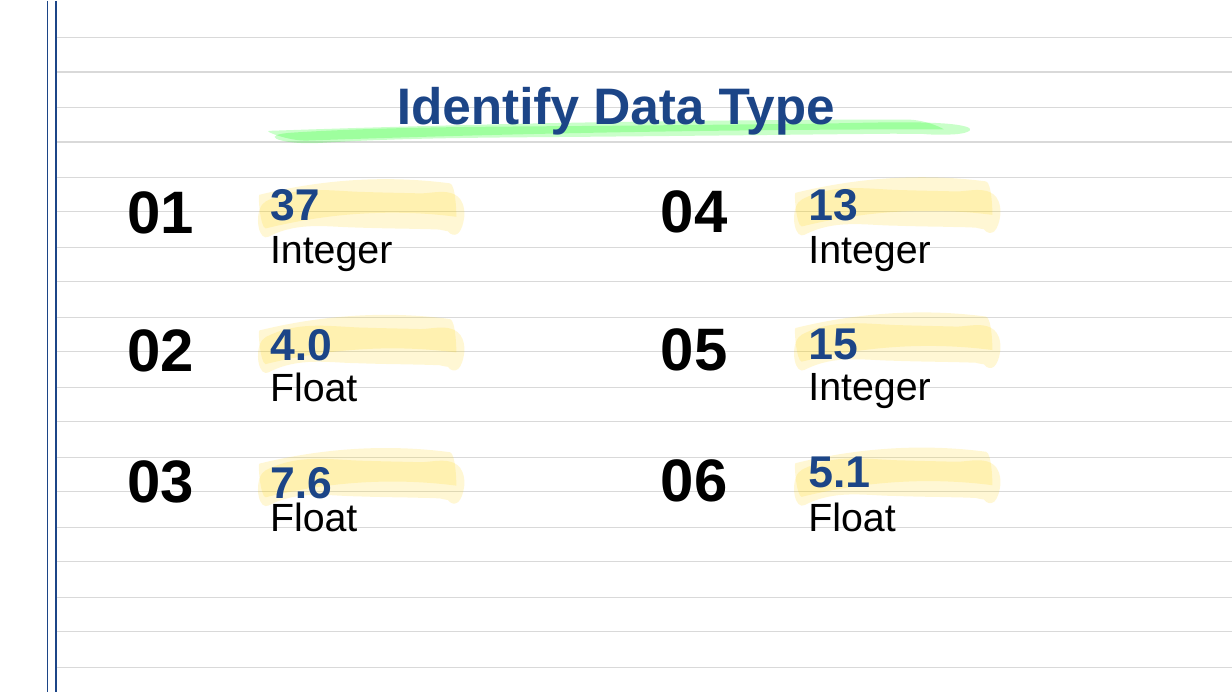
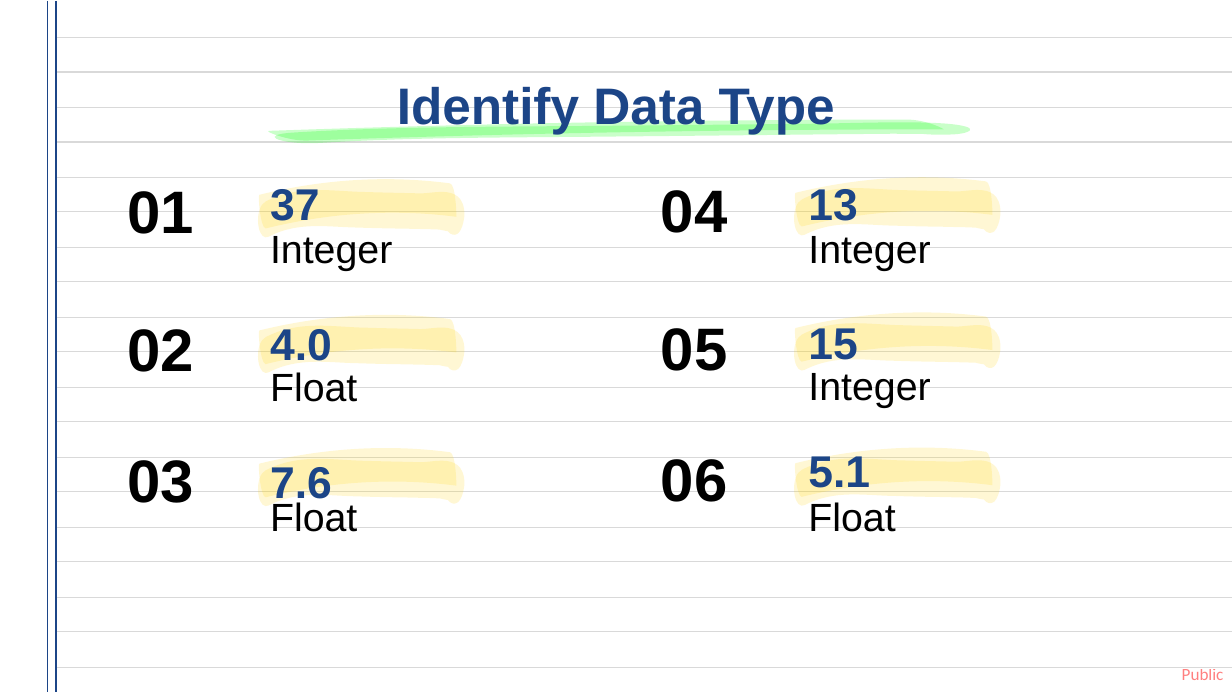
Before and after one commit to pi515/tech-mentorship, a slide deck: slide 7 of lessons/2-types/2.1-numbers/2.1.pptx. Drawn at 1232x693 pixels with LibreOffice and Linux fonts; fonts in the diff are those of the drawing. Boxes give left, top, right and bottom in pixels: in the first picture for what was removed or moved away, otherwise in the second. Text is boxed around its words. In the diff, an @@ line names an element or a change of style, - is before the commit and + after.

```diff
--- a/lessons/2-types/2.1-numbers/2.1.pptx
+++ b/lessons/2-types/2.1-numbers/2.1.pptx
@@ text added at <box>1182,669,1224,680</box>, 10 pt, text #FF0000 at 50% opacity @@
+Public
```
Also in this commit, not shown: 40 other slides changed, 2 slides added, 1 other file.
